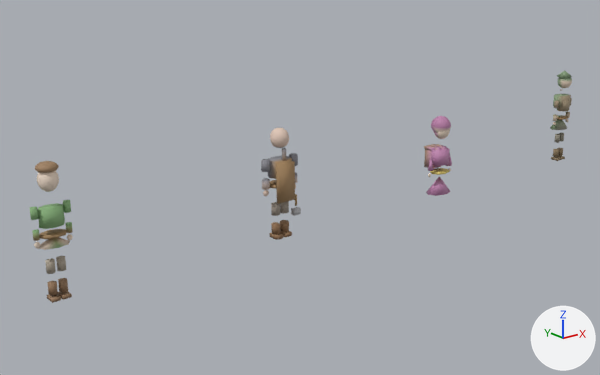
What one commit did to the glTF model Assets/fantasy-game/Assets/StreamingAssets/Models/npcs.glb.
Camera for both pictures: a camera (50 mm lens) standing at (-3.11, -8.04, 3.81) and looking at (3.71, 0.48, 0.4). Arrows for +X, +Y and +Z are at lower right; the lights stay in place. Vertices at the same position are counted once.

Objects in the first picture: 'Blacksmith', 'Merchant', 'Scout', 'Villager'.
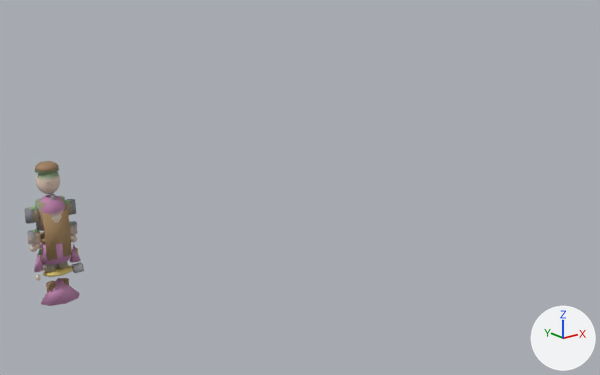
Location of each change, (x1, y1, x2, y2) in pixels of the pictures (600 x 375 px):
```json
{"object": "Blacksmith", "change": "mesh moved", "before": [261, 128, 301, 240], "after": [24, 178, 84, 295]}
{"object": "Merchant", "change": "mesh moved", "before": [424, 116, 452, 196], "after": [34, 194, 81, 306]}
{"object": "Scout", "change": "mesh moved", "before": [550, 70, 572, 161], "after": [33, 161, 73, 290]}
{"object": "Villager", "change": "unchanged, covered by the edit", "before": [30, 161, 73, 303], "after": [30, 161, 72, 285]}
```

Scene script edits in JSON lines:
```json
{"block": "me_sphere_004", "where": "me_sphere_004.from_pydata(...)  # 432 vertices, 788 faces; spans x 2.725..3.275, y -0.14..0.14, z 0.0..1.435"}
{"block": "me_sphere_004", "where": "# used by ob_blacksmith; location = (0.0, 0.0, 0.0)"}
{"block": "me_sphere_004", "change": "me_sphere_004 part 1: the whole mesh is moved by (-3.0, 0.0, 0.0)"}
{"block": "me_sphere_007", "where": "me_sphere_007.from_pydata(...)  # 379 vertices, 706 faces; spans x 5.742..6.258, y -0.15..0.23, z 0.0..1.165"}
{"block": "me_sphere_007", "where": "# used by ob_merchant; location = (0.0, 0.0, 0.0)"}
{"block": "me_sphere_007", "change": "me_sphere_007 part 2: the whole mesh is moved by (-6.0, -0.04, 0.0)"}
{"block": "me_sphere_011", "where": "me_sphere_011.from_pydata(...)  # 469 vertices, 850 faces; spans x 8.78..9.22, y -0.12..0.16, z 0.0..1.53"}
{"block": "me_sphere_011", "where": "# used by ob_scout; location = (0.0, 0.0, 0.0)"}
{"block": "me_sphere_011", "change": "me_sphere_011 part 3: the whole mesh is moved by (-9.0, -0.02, 0.0)"}
```
